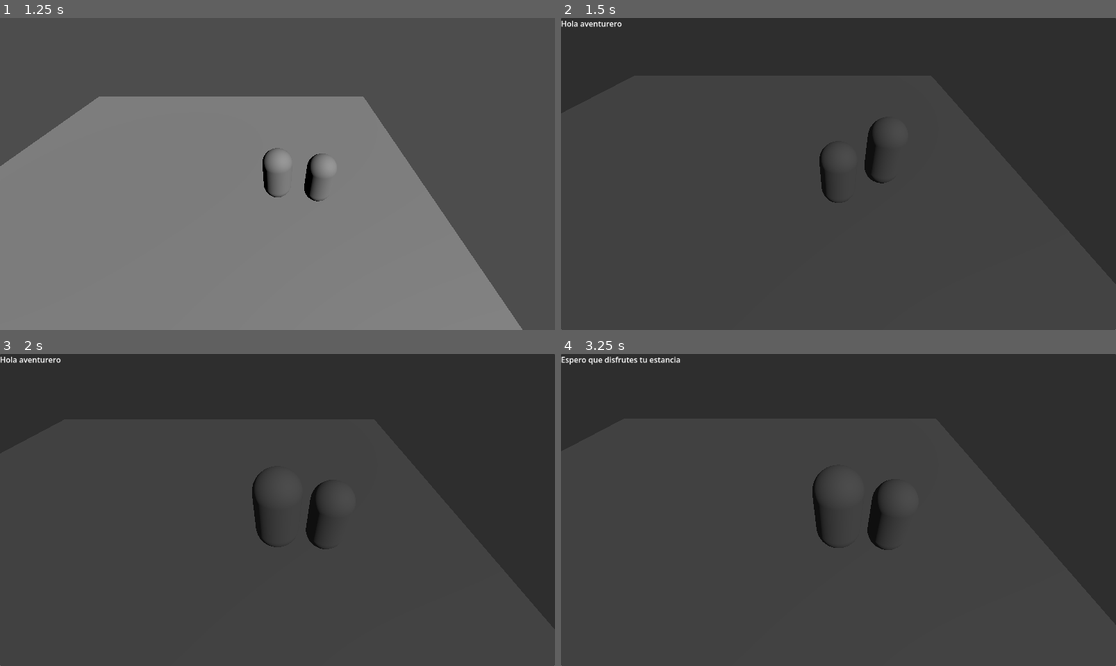
Above: before the commit, frames 1-4 (two rows, left to right).
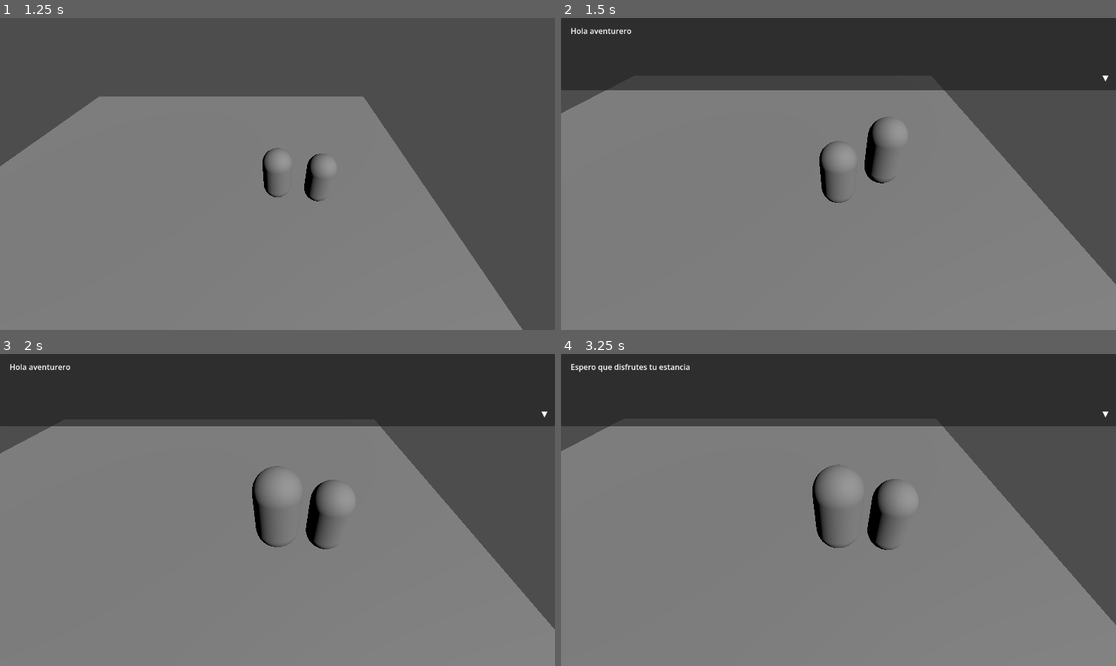
Above: after the commit, the same moments.

Repository: horangelmillan/godot_proyect
Game: Godot game, scene res://Main.tscn
The game is run twice, just before and just after one commit, with the same random seed, the same clock (stepped at 60 frames per second) and the same inputs.
Inputs:
- Up to frame 1 (1.25 s): tap Enter (ui_accept) at 0.5, 0.77 s; hold Right (ui_right) from 0.53 s (still down); tap E (interact) at 0.6 s
- Up to frame 2 (1.5 s): release Right (ui_right) at 1.28 s; hold Down (ui_down) from 1.28 s (still down); tap E (interact) at 1.35 s
- Up to frame 3 (2 s): keep holding Down (ui_down); tap Enter (ui_accept) at 1.52 s
- Up to frame 4 (3.25 s): release Down (ui_down) at 2.03 s; hold Right (ui_right) 2.03-2.78 s; tap E (interact) at 2.1, 2.85 s; tap Enter (ui_accept) at 2.75, 3.02 s; hold Up (ui_up) from 2.78 s (still down)

Frame 1 is identical in both runs. In frame 2, 77% of the frame differs, in the area x 0-100%, y 0-100%; in frame 3, 76%; in frame 4, 77%.

Commit message:
Improve dialogue UI

Diff:
--- a/nuevo-proyecto-de-juego/Main.tscn
+++ b/nuevo-proyecto-de-juego/Main.tscn
@@ -63,16 +63,52 @@
 [node name="UI" type="CanvasLayer" parent="." unique_id=234785316 groups=["ui"]]
 script = ExtResource("4_cm0pq")
 
-[node name="DialogueBox" type="Panel" parent="UI" unique_id=1635511124]
-visible = false
+[node name="RootUI" type="Control" parent="UI" unique_id=2128424916]
+layout_mode = 3
 anchors_preset = 15
 anchor_right = 1.0
 anchor_bottom = 1.0
 grow_horizontal = 2
 grow_vertical = 2
 
-[node name="DialogueText" type="Label" parent="UI/DialogueBox" unique_id=575159867]
+[node name="DialogueBox" type="Panel" parent="UI/RootUI" unique_id=1635511124]
+visible = false
+layout_mode = 1
+anchors_preset = 10
+anchor_right = 1.0
+offset_bottom = 150.0
+grow_horizontal = 2
+
+[node name="Content" type="MarginContainer" parent="UI/RootUI/DialogueBox" unique_id=1436658784]
 layout_mode = 0
-offset_right = 40.0
-offset_bottom = 23.0
-text = "Hola Aventurero"
+offset_right = 1000.0
+offset_bottom = 100.0
+theme_override_constants/margin_left = 20
+theme_override_constants/margin_top = 15
+theme_override_constants/margin_right = 20
+theme_override_constants/margin_bottom = 15
+
+[node name="DialogueText" type="RichTextLabel" parent="UI/RootUI/DialogueBox/Content" unique_id=1062328289]
+layout_mode = 2
+
+[node name="Footer" type="MarginContainer" parent="UI/RootUI/DialogueBox" unique_id=817298773]
+layout_mode = 1
+anchors_preset = 3
+anchor_left = 1.0
+anchor_top = 1.0
+anchor_right = 1.0
+anchor_bottom = 1.0
+offset_left = -44.0
+offset_top = -53.0
+grow_horizontal = 0
+grow_vertical = 0
+theme_override_constants/margin_left = 15
+theme_override_constants/margin_top = 15
+theme_override_constants/margin_right = 15
+theme_override_constants/margin_bottom = 15
+
+[node name="ContinueIndicator" type="Label" parent="UI/RootUI/DialogueBox/Footer" unique_id=1264130233]
+layout_mode = 2
+text = "▼"
+horizontal_alignment = 2
+vertical_alignment = 2
--- a/nuevo-proyecto-de-juego/ui.gd
+++ b/nuevo-proyecto-de-juego/ui.gd
@@ -1,7 +1,7 @@
 extends CanvasLayer
 
-@onready var dialogue_box = $DialogueBox
-@onready var dialogue_text = $DialogueBox/DialogueText
+@onready var dialogue_box = $RootUI/DialogueBox
+@onready var dialogue_text = $RootUI/DialogueBox/Content/DialogueText
 var dialogue_open = false
 var dialogue_lines = []
 var current_line = 0
